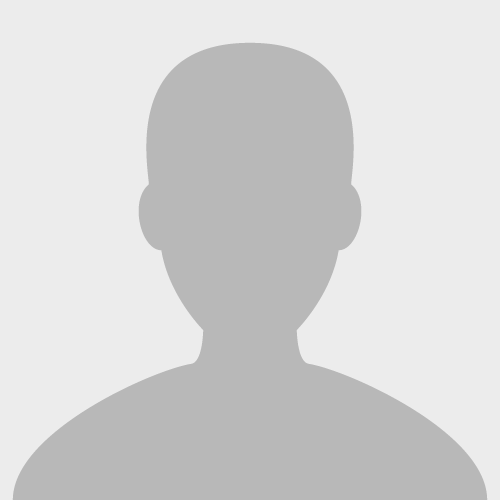
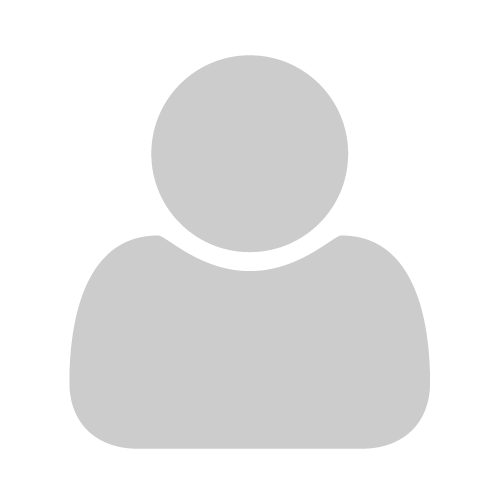
Layers edited between the first and the second 500 x 500 image:
removed group "generic user" (1 layers) over [12, 42, 488, 500]
removed layer "Vector Smart Object" (was 30%) from group "generic user" over [12, 42, 488, 500]
added layer "user" above "Background" over [69, 55, 430, 449]
hid "Background", painted on it over [0, 0, 500, 500]
